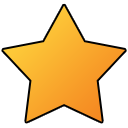
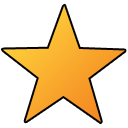
Revision of a layered 128px x 128px image; what changed, layer by layer:
moved "Shape 9" into group "Try2" over 3, 5, 125, 122
added group "Try 3" with 1 layers in group "9" over 2, 5, 125, 123
added layer "Shape 10" in group "Try 3" over 2, 5, 125, 123
